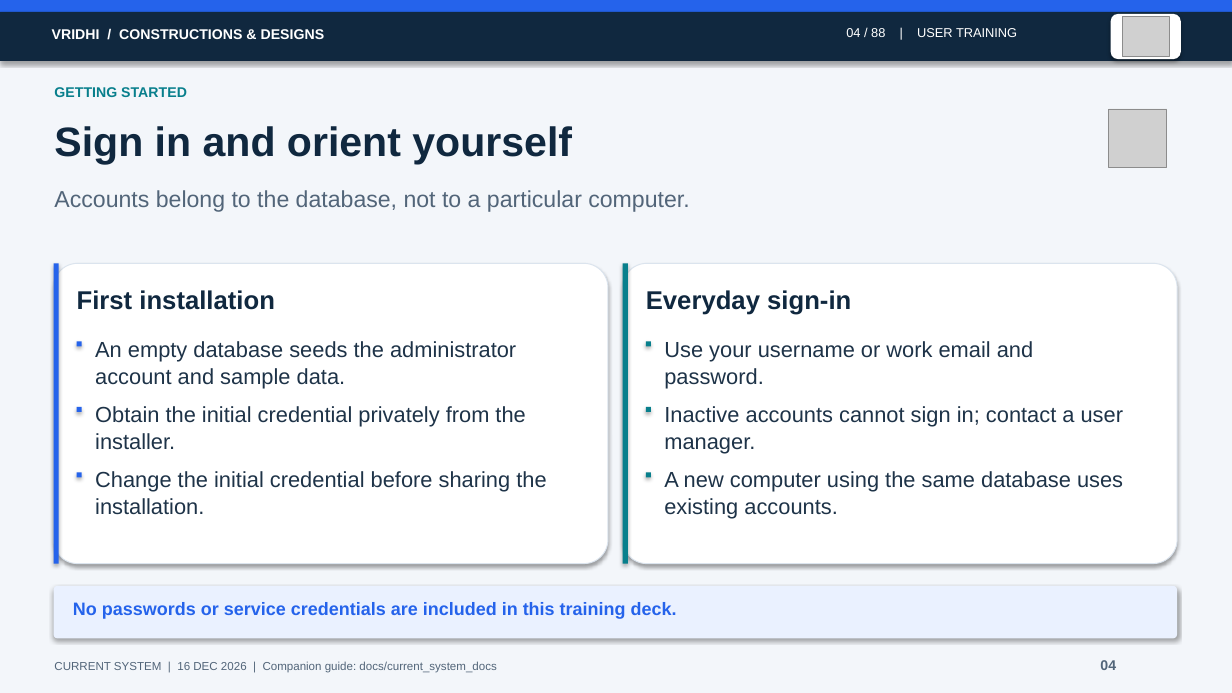
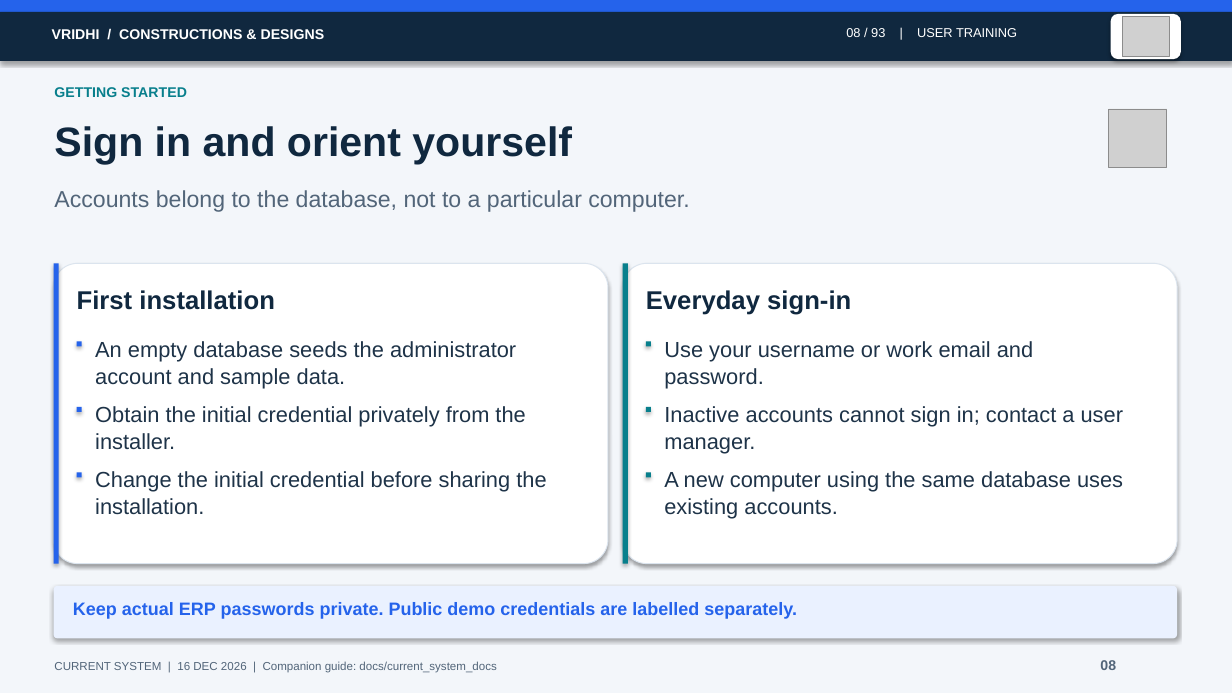
Before and after one commit to sankars24ultra/vridhi_construction, a slide deck: slide 8 of docs/current_system_docs/training-illustrated.pptx (slide 4 before the commit). Drawn at 1232x693 pixels with LibreOffice and Linux fonts; fonts in the diff are those of the drawing; grey boxes stand for pictures. Boxes give left, top, right and bottom in pixels: in the first picture for what was removed or moved away, otherwise in the second. Text is boxed around its words. In the diff, an @@ line names an element or a change of style, - is before the commit and + after.

```diff
--- a/docs/current_system_docs/training-illustrated.pptx
+++ b/docs/current_system_docs/training-illustrated.pptx
@@ text at (846, 28, 1017, 37): text changed @@
-04 / 88 | USER TRAINING
+08 / 93 | USER TRAINING
@@ text at (73, 602, 797, 619): text changed @@
-No passwords or service credentials are included in this training deck.
+Keep actual ERP passwords private. Public demo credentials are labelled separately.
@@ text at (1100, 660, 1116, 670): text changed @@
-04
+08
```
Also in this commit, not shown: 87 other slides changed, 5 slides added, 24 other files.
